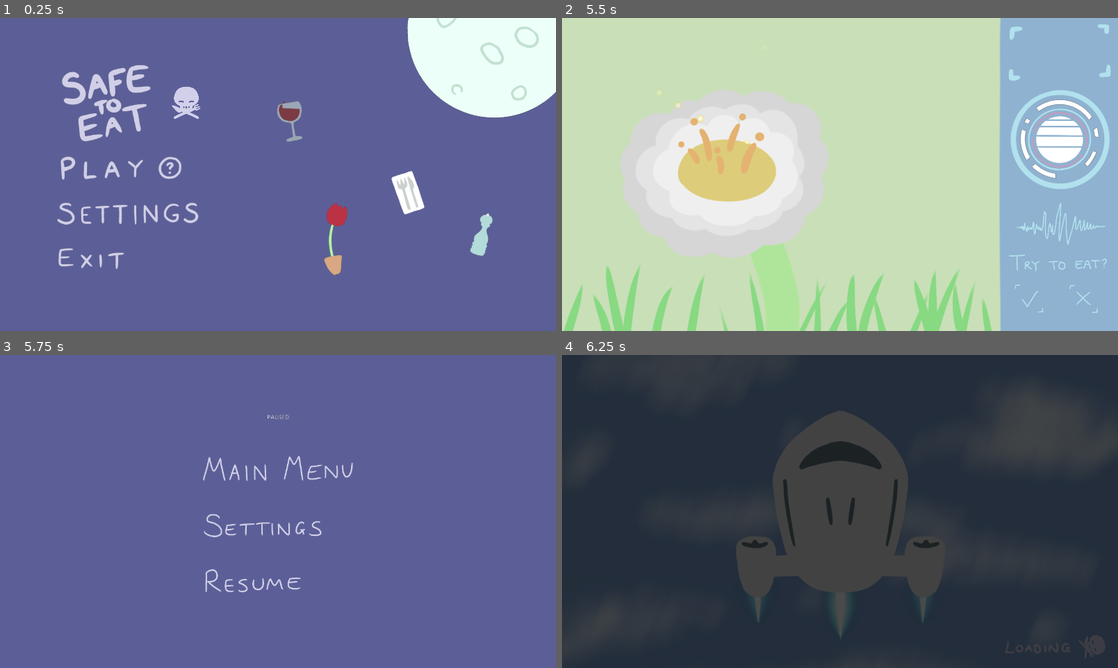
Above: before the commit, frames 1-4 (two rows, left to right).
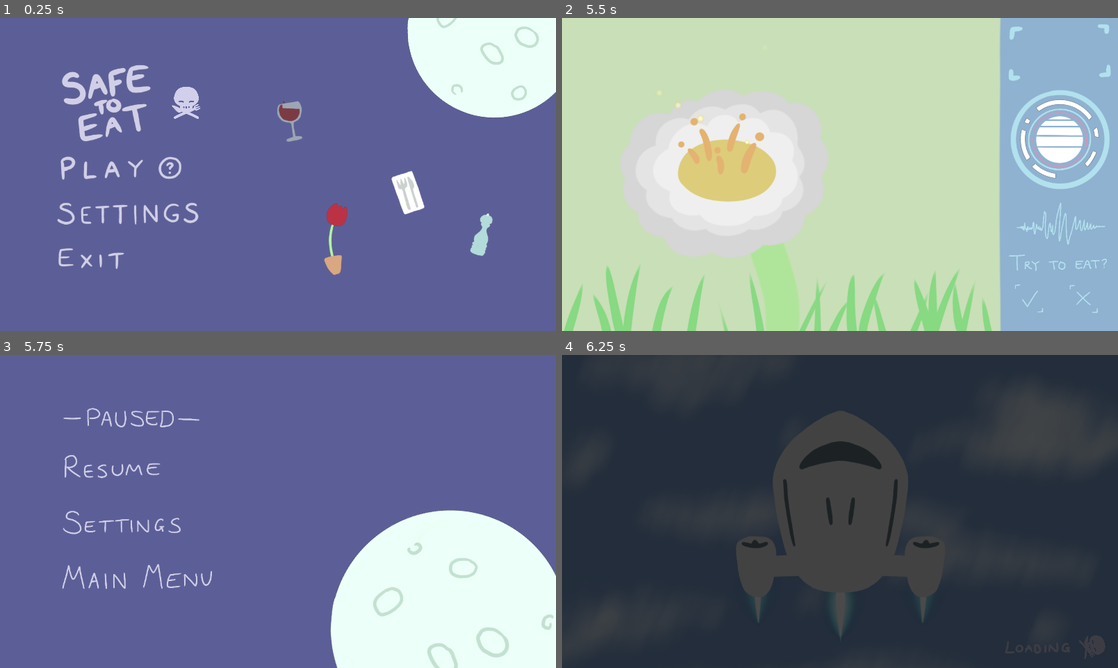
Above: after the commit, the same moments.

Repository: Niimphu/FiresideGameJam2023
Game: Godot game, scene res://Menus/MainMenu.tscn
Two runs of this game, one before a commit and one after it. Both use one fixed random seed, a clock stepped at 60 frames per second and the inputs below.
Inputs (mouse positions are in pixels of both pictures, inside the frame that each line leads up to; where the layout moved, square brackets give the same spot in the first picture):
- Up to frame 1 (0.25 s): no input
- Up to frame 2 (5.5 s): click (662, 168) at 0.5 s; click (662, 168) at 1.25 s; hold Right (ui_right) 2.03-2.78 s; hold Left (ui_left) 2.78-3.53 s; hold Right (ui_right) 3.53-4.28 s; hold Up (ui_up) 4.28-5.03 s; hold Left (ui_left) from 5.03 s (still down)
- Up to frame 3 (5.75 s): keep holding Left (ui_left); tap Escape (pause_game) at 5.65 s
- Up to frame 4 (6.25 s): release Left (ui_left) at 5.75 s; click (701, 577) [840, 467] at 5.75 s

Frames 1-2 are identical in both runs. In frame 3, 19% of the frame differs, in the area x 11-100%, y 16-100%; in frame 4, nothing differs.

Commit message:
shinier pause menu

Diff:
--- a/Menus/MainMenu.tscn
+++ b/Menus/MainMenu.tscn
@@ -6,8 +6,7 @@
 [ext_resource path="res://Menus/Sprites/Exit.png" type="Texture" id=4]
 [ext_resource path="res://Menus/Sprites/Logo.png" type="Texture" id=5]
 [ext_resource path="res://Menus/ButtonTheme.tres" type="Theme" id=6]
-[ext_resource path="res://Menus/Sprites/Moon.PNG" type="Texture" id=7]
-[ext_resource path="res://Animation scripts/spin_control.gd" type="Script" id=8]
+[ext_resource path="res://Menus/Moon.tscn" type="PackedScene" id=7]
 [ext_resource path="res://Menus/Sprites/Pepper Mill.png" type="Texture" id=9]
 [ext_resource path="res://Menus/Sprites/Potted Flower.png" type="Texture" id=10]
 [ext_resource path="res://Menus/Sprites/Wine Glass.png" type="Texture" id=11]
@@ -103,16 +102,7 @@
 margin_bottom = 596.0
 texture = ExtResource( 10 )
 
-[node name="Moon" type="TextureRect" parent="."]
-margin_left = 885.0
-margin_top = -185.0
-margin_right = 1385.0
-margin_bottom = 246.0
-rect_pivot_offset = Vector2( 250, 215 )
-texture = ExtResource( 7 )
-expand = true
-stretch_mode = 1
-script = ExtResource( 8 )
+[node name="Moon" parent="." instance=ExtResource( 7 )]
 
 [node name="MarginContainer" type="MarginContainer" parent="."]
 margin_left = 120.0
--- /dev/null
+++ b/Menus/Moon.tscn
@@ -0,0 +1,15 @@
+[gd_scene load_steps=3 format=2]
+
+[ext_resource path="res://Animation scripts/spin_control.gd" type="Script" id=1]
+[ext_resource path="res://Menus/Sprites/Moon.PNG" type="Texture" id=2]
+
+[node name="Moon" type="TextureRect"]
+margin_left = 885.0
+margin_top = -185.0
+margin_right = 1385.0
+margin_bottom = 246.0
+rect_pivot_offset = Vector2( 250, 215 )
+texture = ExtResource( 2 )
+expand = true
+stretch_mode = 1
+script = ExtResource( 1 )
--- a/Menus/Pause/PauseMenu.tscn
+++ b/Menus/Pause/PauseMenu.tscn
@@ -6,6 +6,8 @@
 [ext_resource path="res://Menus/Pause/Textures/Settings.PNG" type="Texture" id=4]
 [ext_resource path="res://Menus/ButtonTheme.tres" type="Theme" id=5]
 [ext_resource path="res://Menus/SettingsMenu.tscn" type="PackedScene" id=6]
+[ext_resource path="res://Menus/Moon.tscn" type="PackedScene" id=7]
+[ext_resource path="res://Menus/Pause/Textures/Paused.png" type="Texture" id=8]
 
 [sub_resource type="StyleBoxFlat" id=1]
 
@@ -22,60 +24,66 @@
 anchor_top = 0.5
 anchor_right = 0.5
 anchor_bottom = 0.5
-margin_left = -191.5
-margin_top = -223.0
-margin_right = 191.5
-margin_bottom = 223.0
+margin_left = -515.0
+margin_top = -267.0
+margin_right = -119.0
+margin_bottom = 242.0
 theme = ExtResource( 5 )
 
-[node name="Label_Paused" type="Label" parent="VBoxContainer"]
-margin_right = 383.0
-margin_bottom = 14.0
-text = "PAUSED"
-align = 1
+[node name="Label_Paused" type="TextureRect" parent="VBoxContainer"]
+margin_right = 396.0
+margin_bottom = 100.0
+texture = ExtResource( 8 )
 
 [node name="HSeparator_50px" type="HSeparator" parent="VBoxContainer"]
-margin_top = 18.0
-margin_right = 383.0
-margin_bottom = 68.0
-custom_constants/separation = 50
+margin_top = 104.0
+margin_right = 396.0
+margin_bottom = 105.0
+custom_constants/separation = 1
 custom_styles/separator = SubResource( 1 )
 
-[node name="Button_Menu" type="Button" parent="VBoxContainer"]
-margin_top = 72.0
-margin_right = 383.0
-margin_bottom = 172.0
-icon = ExtResource( 2 )
+[node name="Button_Resume" type="Button" parent="VBoxContainer"]
+margin_top = 109.0
+margin_right = 396.0
+margin_bottom = 209.0
+icon = ExtResource( 3 )
 
 [node name="HSeparator_20px_1" type="HSeparator" parent="VBoxContainer"]
-margin_top = 176.0
-margin_right = 383.0
-margin_bottom = 196.0
+margin_top = 213.0
+margin_right = 396.0
+margin_bottom = 233.0
 custom_constants/separation = 20
 custom_styles/separator = SubResource( 1 )
 
 [node name="Button_Settings" type="Button" parent="VBoxContainer"]
-margin_top = 200.0
-margin_right = 383.0
-margin_bottom = 300.0
+margin_top = 237.0
+margin_right = 396.0
+margin_bottom = 337.0
 icon = ExtResource( 4 )
 
 [node name="HSeparator_20px_2" type="HSeparator" parent="VBoxContainer"]
-margin_top = 304.0
-margin_right = 383.0
-margin_bottom = 324.0
+margin_top = 341.0
+margin_right = 396.0
+margin_bottom = 361.0
 custom_constants/separation = 20
 custom_styles/separator = SubResource( 1 )
 
-[node name="Button_Resume" type="Button" parent="VBoxContainer"]
-margin_top = 328.0
-margin_right = 383.0
-margin_bottom = 428.0
-icon = ExtResource( 3 )
+[node name="Button_Menu" type="Button" parent="VBoxContainer"]
+margin_top = 365.0
+margin_right = 396.0
+margin_bottom = 465.0
+icon = ExtResource( 2 )
 
 [node name="SettingsMenu" parent="." instance=ExtResource( 6 )]
 visible = false
 
+[node name="Moon" parent="." instance=ExtResource( 7 )]
+margin_left = 690.0
+margin_top = 333.0
+margin_right = 1370.0
+margin_bottom = 925.0
+rect_pivot_offset = Vector2( 340, 296.366 )
+
+[connection signal="pressed" from="VBoxContainer/Button_Resume" to="." method="_on_Button_Resume_pressed"]
+[connection signal="pressed" from="VBoxContainer/Button_Settings" to="." method="_on_Button_Settings_pressed"]
 [connection signal="pressed" from="VBoxContainer/Button_Menu" to="." method="_on_Button_Menu_pressed"]
-[connection signal="pressed" from="VBoxContainer/Button_Settings" to="." method="_on_Button_Settings_pressed"]
-[connection signal="pressed" from="VBoxContainer/Button_Resume" to="." method="_on_Button_Resume_pressed"]
Not shown: 1 places in Menus/MainMenu.tscn that only renumber resources
Not shown: 1 places in Menus/Pause/PauseMenu.tscn that only renumber resources
Binary file added: Menus/Pause/Textures/Paused.png
Not shown, added: Menus/Pause/Textures/Paused.png.import
